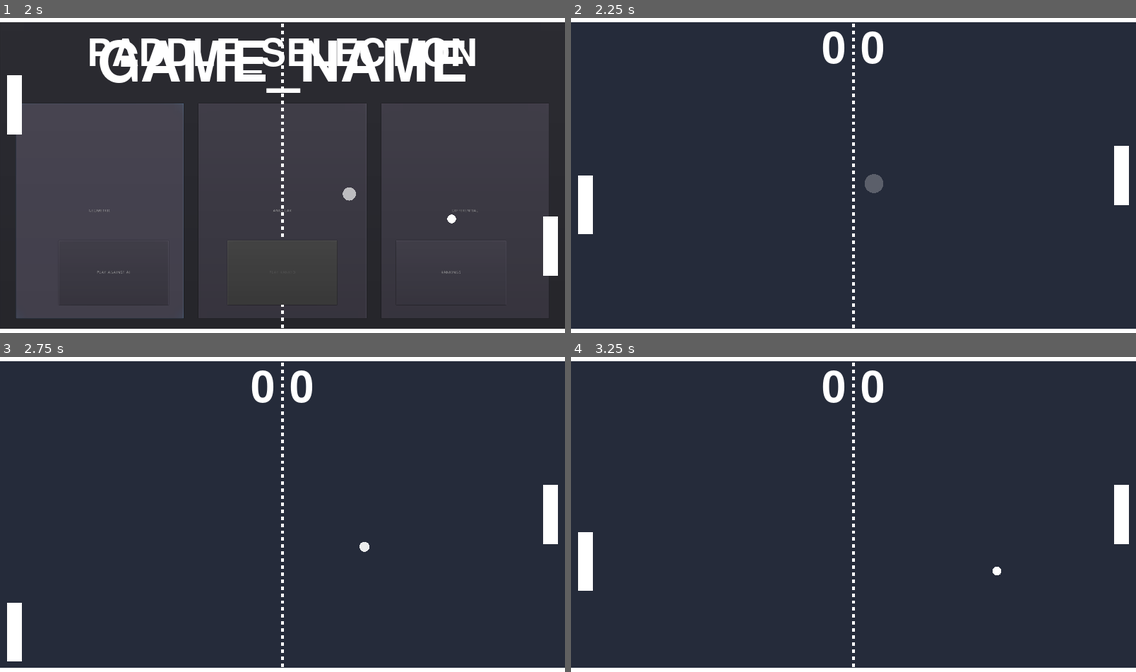
Above: before the commit, frames 1-4 (two rows, left to right).
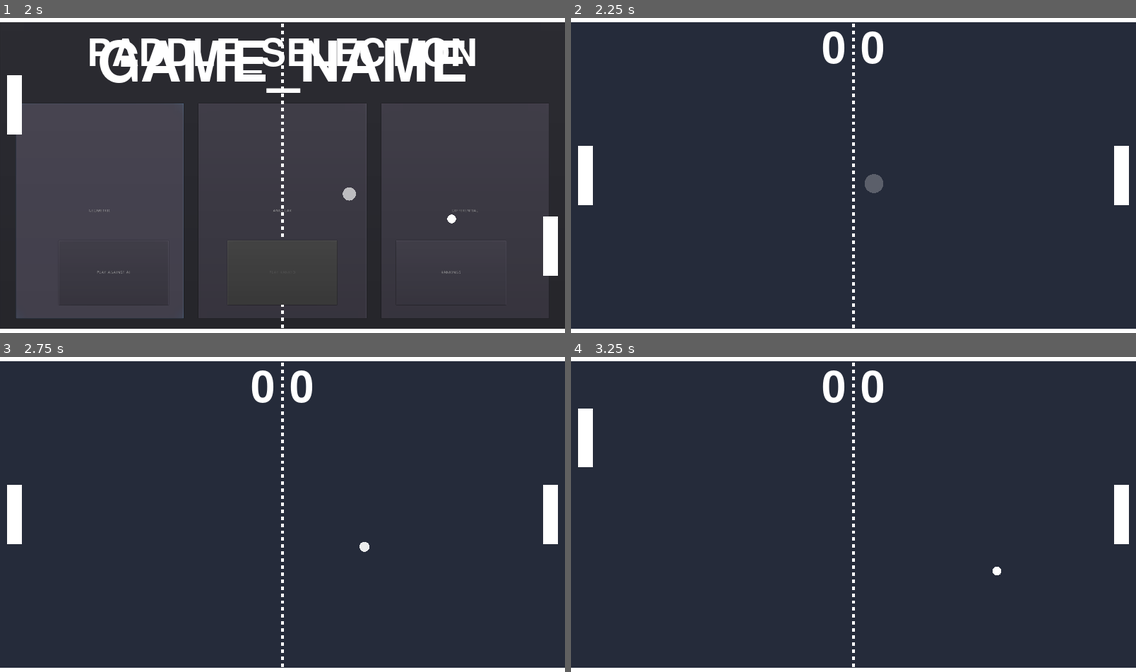
Above: after the commit, the same moments.

Repository: rondao/p01_pong
Game: Godot game, scene res://game/scenes/main_menu.tscn
Same seed, same stepped clock (60 frames per second), same inputs: the game is played once before the commit and once after it.
Inputs (mouse positions are in pixels of both pictures, inside the frame that each line leads up to):
- Up to frame 1 (2 s): click "PLAY_AGAINST_AI" at 0.5 s; click "PLAY_AGAINST_AI" at 1.25 s
- Up to frame 2 (2.25 s): click "PLAY_AGAINST_AI" at 2 s
- Up to frame 3 (2.75 s): no input
- Up to frame 4 (3.25 s): move the mouse to (977, 498) at 2.77 s; hold W (player_01_up) from 2.78 s (still down); click (977, 498) at 2.92 s

Frame 1 is identical in both runs. In frame 2, 0.5% of the frame differs, in the area x 1-4%, y 40-69%; in frame 3, 1.0%, in the area x 1-4%, y 40-97%; in frame 4, 1.0%.

Commit message:
Release inputs when finishing demo
Signed-off-by: Rafael Rondao <rafael.rondao@gmail.com>

Diff:
--- a/game/scenes/paddle.tscn
+++ b/game/scenes/paddle.tscn
@@ -8,7 +8,7 @@
 [node name="Paddle" type="KinematicBody2D" groups=[
 "paddles",
 ]]
-collision_mask = 6
+collision_mask = 12
 script = ExtResource( 1 )
 speed = 600
 
--- a/game/scenes/pong_demo.tscn
+++ b/game/scenes/pong_demo.tscn
@@ -1,10 +1,9 @@
-[gd_scene load_steps=8 format=2]
+[gd_scene load_steps=7 format=2]
 
 [ext_resource path="res://game/scenes/paddle.tscn" type="PackedScene" id=1]
 [ext_resource path="res://game/scenes/walls.tscn" type="PackedScene" id=2]
 [ext_resource path="res://game/scripts/pong_demo.gd" type="Script" id=3]
 [ext_resource path="res://game/scripts/net_line.gd" type="Script" id=4]
-[ext_resource path="res://game/scripts/demo_input.gd" type="Script" id=5]
 [ext_resource path="res://game/audio/goal.wav" type="AudioStream" id=6]
 
 [sub_resource type="RectangleShape2D" id=1]
@@ -25,7 +24,6 @@
 [node name="LeftDemoInput" type="Timer" parent="LeftPaddle"]
 wait_time = 1.7
 autostart = true
-script = ExtResource( 5 )
 
 [node name="RightPaddle" parent="." instance=ExtResource( 1 )]
 position = Vector2( 1870, 540 )
@@ -35,7 +33,6 @@
 [node name="RightDemoInput" type="Timer" parent="RightPaddle"]
 wait_time = 1.7
 autostart = true
-script = ExtResource( 5 )
 
 [node name="LeftGoal" type="StaticBody2D" parent="."]
 position = Vector2( -40, 540 )
@@ -74,6 +71,6 @@
 [node name="BallSpawn" type="Timer" parent="."]
 wait_time = 0.75
 autostart = true
-[connection signal="timeout" from="LeftPaddle/LeftDemoInput" to="LeftPaddle/LeftDemoInput" method="_on_LeftDemoInput_timeout"]
-[connection signal="timeout" from="RightPaddle/RightDemoInput" to="RightPaddle/RightDemoInput" method="_on_RightDemoInput_timeout"]
+[connection signal="timeout" from="LeftPaddle/LeftDemoInput" to="." method="_on_LeftDemoInput_timeout"]
+[connection signal="timeout" from="RightPaddle/RightDemoInput" to="." method="_on_RightDemoInput_timeout"]
 [connection signal="timeout" from="BallSpawn" to="." method="_on_Timer_timeout"]
--- a/game/scripts/demo_input.gd
+++ /dev/null
@@ -1,23 +0,0 @@
-extends Timer
-
-var actions := ["_up", "_down"]
-
-var left := 0
-var right := 1
-
-
-func _ready():
-	Input.action_press("player_01" + actions[left])
-	Input.action_press("player_02" + actions[right])
-
-
-func _on_LeftDemoInput_timeout():
-	Input.action_release("player_01" + actions[left])
-	left = (left + 1) % 2
-	Input.action_press("player_01" + actions[left])
-
-
-func _on_RightDemoInput_timeout():
-	Input.action_release("player_02" + actions[right])
-	right = (right + 1) % 2
-	Input.action_press("player_02" + actions[right])
--- a/game/scripts/pong_demo.gd
+++ b/game/scripts/pong_demo.gd
@@ -2,9 +2,26 @@
 
 var _ball_scene := load("res://game/scenes/ball.tscn") as PackedScene
 
+var actions := ["_up", "_down"]
+
+var left := 0
+var right := 1
+
 
 func _ready():
 	randomize()
+
+	Input.action_press("player_01" + actions[left])
+	Input.action_press("player_02" + actions[right])
+
+	connect("tree_exiting", self, "_release_inputs")
+
+
+func _release_inputs():
+	Input.action_release("player_01_up")
+	Input.action_release("player_01_down")
+	Input.action_release("player_02_up")
+	Input.action_release("player_02_down")
 
 
 func _on_Timer_timeout():
@@ -13,3 +30,15 @@
 
 	ball.restart(rect_size / 2, Vector2.LEFT if randf() < 0.5 else Vector2.RIGHT)
 	ball.connect("collided_goal", ball, "free_on_collision")
+
+
+func _on_LeftDemoInput_timeout():
+	Input.action_release("player_01" + actions[left])
+	left = (left + 1) % 2
+	Input.action_press("player_01" + actions[left])
+
+
+func _on_RightDemoInput_timeout():
+	Input.action_release("player_02" + actions[right])
+	right = (right + 1) % 2
+	Input.action_press("player_02" + actions[right])
